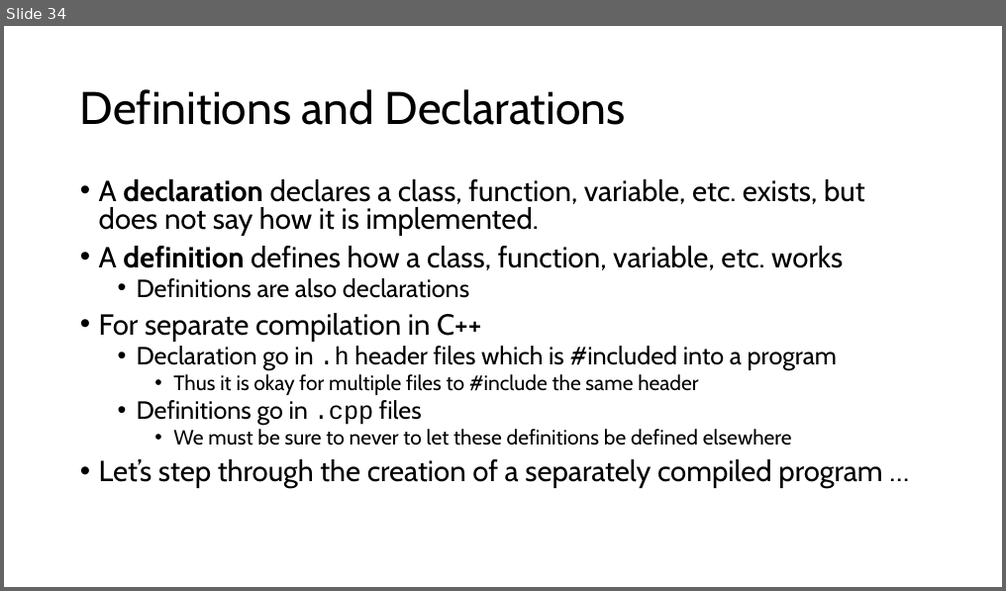
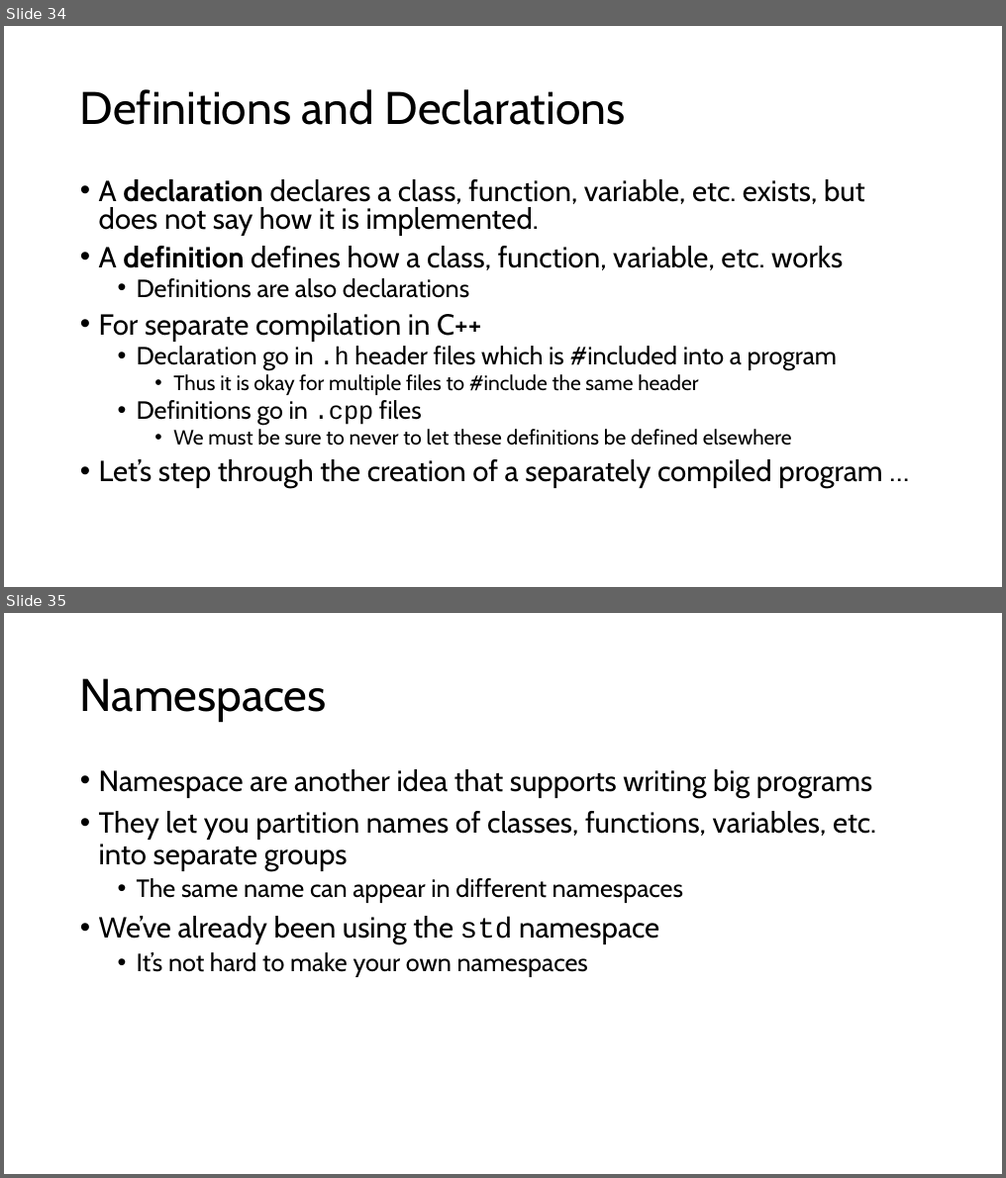
Before and after one commit to tjd1234/cmpt125spring2026, a slide deck: notes/week8/week8.pptx. Shown one above the other, each under a label of ours: slide 34 before the commit, slides 34 and 35 after it. The pictures are 1006x591 and 1006x1178 pixels, drawn with LibreOffice and Linux fonts; fonts in the diff are those of the drawing. Boxes give left, top, right and bottom in pixels: in the first picture for what was removed or moved away, otherwise in the second. Text is boxed around its words. In the diff, an @@ line names an element or a change of style, - is before the commit and + after.

```diff
--- a/notes/week8/week8.pptx
+++ b/notes/week8/week8.pptx
@@ slide 35 added at <box>4,613,1002,1174</box>, background #FFFFFF @@
@@ title added at <box>80,678,327,722</box>, 44 pt, text #000000 @@
+Namespaces
@@ text added at <box>99,769,876,977</box>, 28 pt, text #000000 @@
+• Namespace are another idea that supports writing big programs
+• They let you partition names of classes, functions, variables, etc. into separate groups
+  • The same name can appear in different namespaces
+• We’ve already been using the std namespace
+  • It’s not hard to make your own namespaces
```
Also in this commit, not shown: 19 other slides added, 6 other files.
